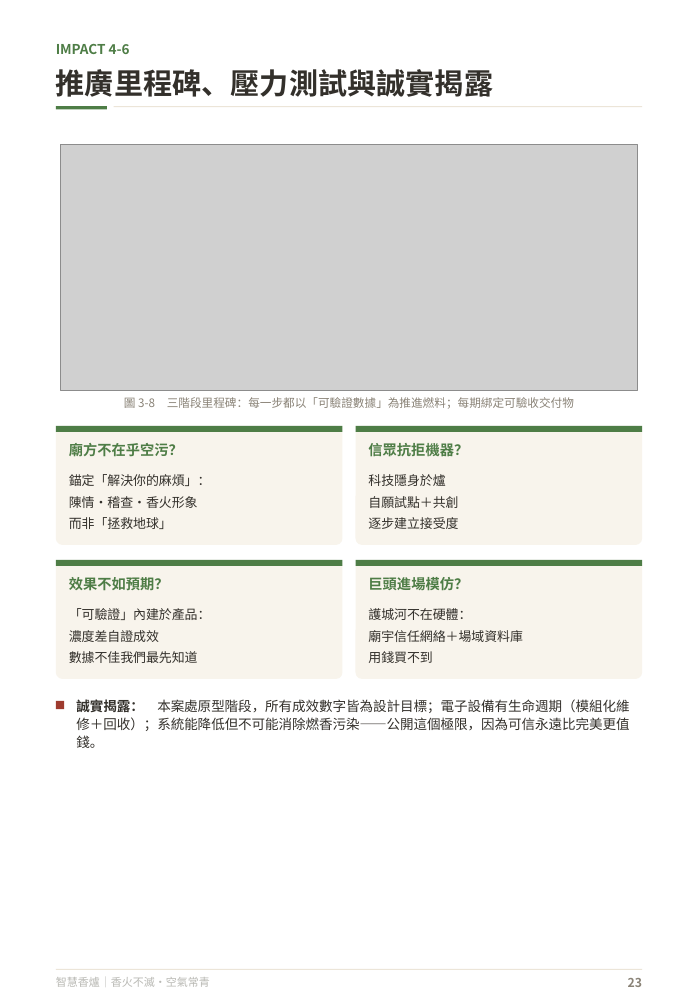
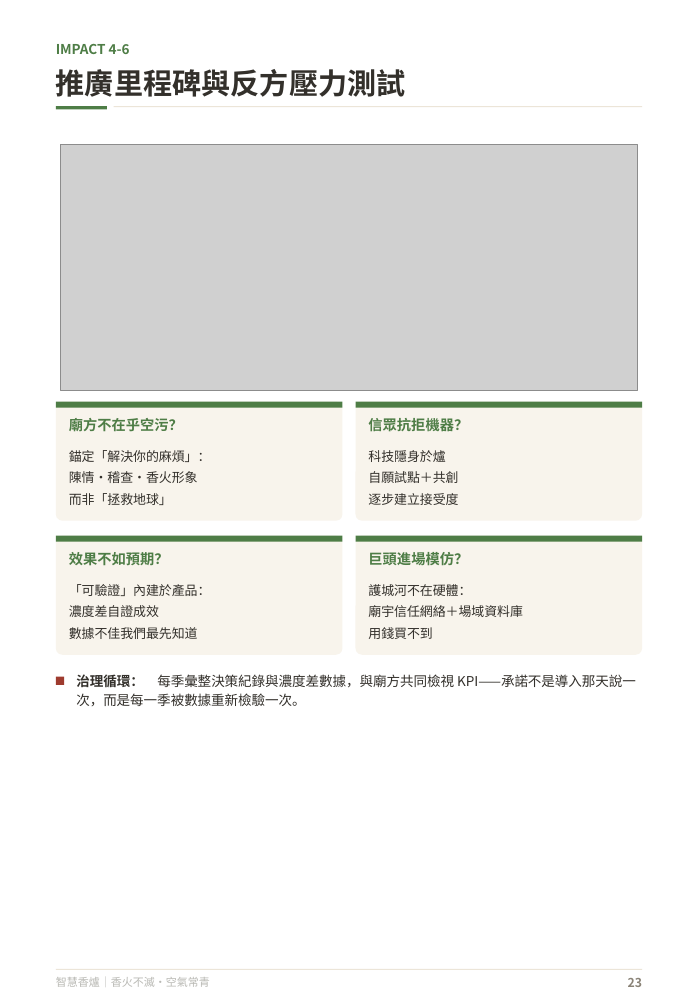
Before and after one commit to feihong9487/WRO2026, a slide deck: slide 24 of 簡報/未來新創家＿高中職組_v3.pptx. Drawn at 698x1008 pixels with LibreOffice and Linux fonts; fonts in the diff are those of the drawing; grey boxes stand for pictures. Boxes give left, top, right and bottom in pixels: in the first picture for what was removed or moved away, otherwise in the second. Text is boxed around its words. In the diff, an @@ line names an element or a change of style, - is before the commit and + after.

```diff
--- a/簡報/未來新創家＿高中職組_v3.pptx
+++ b/簡報/未來新創家＿高中職組_v3.pptx
@@ text at [56,69,406,97]: text changed @@
-推廣里程碑、壓力測試與誠實揭露
+推廣里程碑與反方壓力測試
@@ text removed at [124,395,574,411] @@
-圖 3-8 三階段里程碑：每一步都以「可驗證數據」為推進燃料；每期綁定可驗收交付物
@@ 8 texts, 5 rectangles, 4 rounded rectangles: place and size @@
-8 texts, 5 rectangles, 4 rounded rectangles at [56,425,642,709]
+8 texts, 5 rectangles, 4 rounded rectangles at [56,401,642,685]
@@ text added at [76,674,636,706], 10.5 pt, text #33302B @@
+治理循環： 每季彙整決策紀錄與濃度差數據，與廟方共同檢視 KPI——承諾不是導入那天說一次，而是每一季被數據重新檢驗一次。
@@ text removed at [76,699,629,748] @@
-誠實揭露： 本案處原型階段，所有成效數字皆為設計目標；電子設備有生命週期（模組化維修＋回收）；系統能降低但不可能消除燃香污染——公開這個極限，因為可信永遠比完美更值錢。
```
Also in this commit, not shown: 18 other slides changed, 5 other files.
